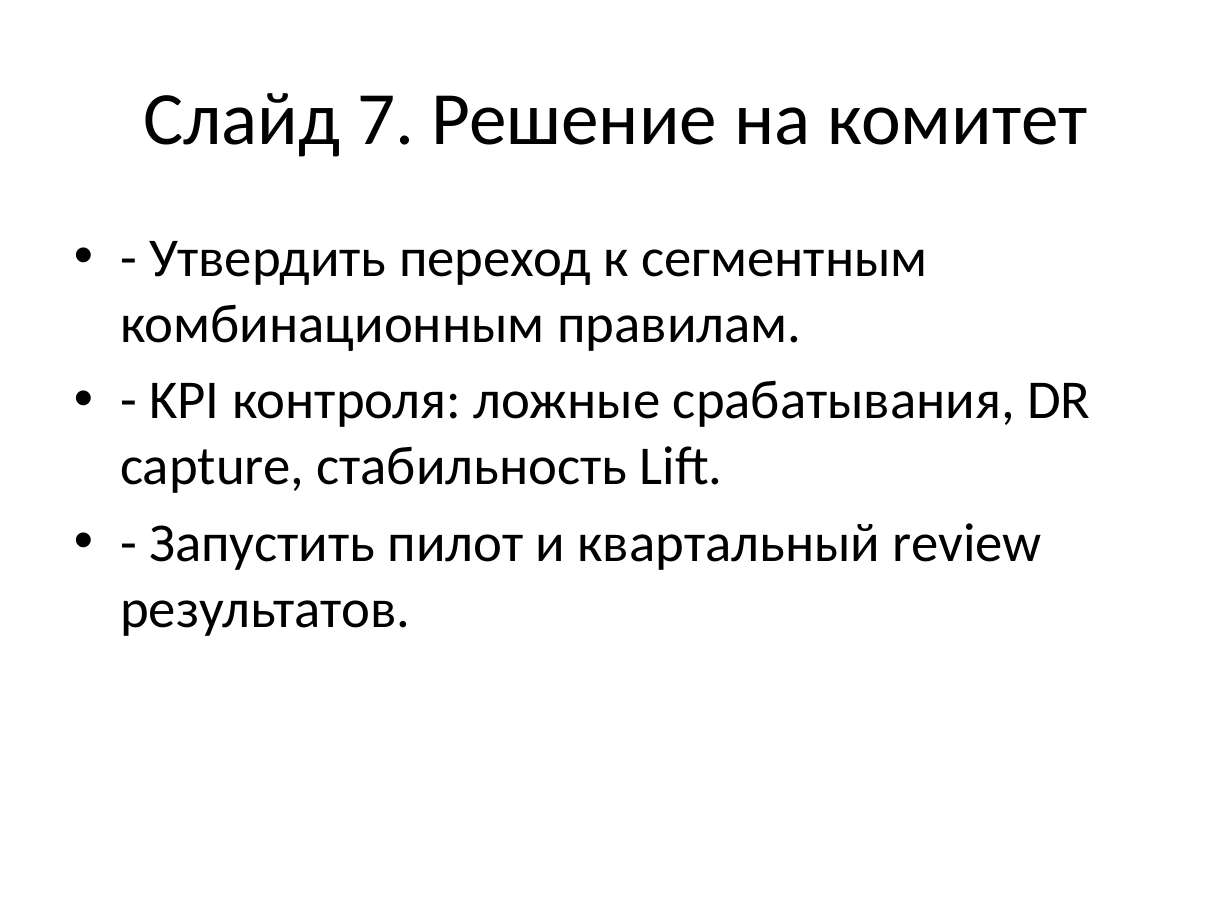
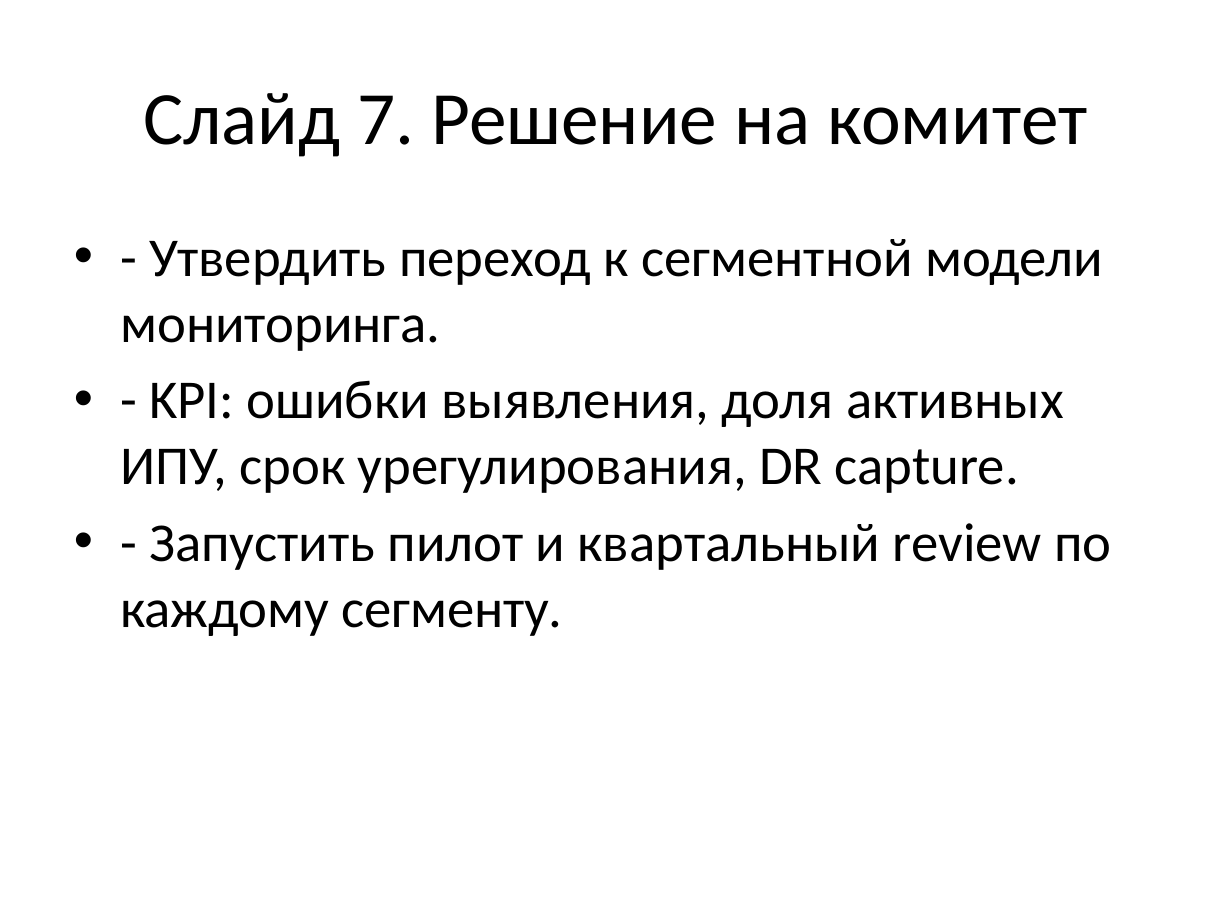
Before and after one commit to Crypt0head/sql_test, a slide deck: slide 7 of fp_sfp_presentation_ultra_short.pptx. Drawn at 1232x924 pixels with LibreOffice and Linux fonts; fonts in the diff are those of the drawing. Boxes give left, top, right and bottom in pixels: in the first picture for what was removed or moved away, otherwise in the second. Text is boxed around its words. In the diff, an @@ line names an element or a change of style, - is before the commit and + after.

```diff
--- a/fp_sfp_presentation_ultra_short.pptx
+++ b/fp_sfp_presentation_ultra_short.pptx
@@ text at [120, 239, 1111, 636]: text changed @@
-• - Утвердить переход к сегментным комбинационным правилам.
-• - KPI контроля: ложные срабатывания, DR capture, стабильность Lift.
-• - Запустить пилот и квартальный review результатов.
+• - Утвердить переход к сегментной модели мониторинга.
+• - KPI: ошибки выявления, доля активных ИПУ, срок урегулирования, DR capture.
+• - Запустить пилот и квартальный review по каждому сегменту.
```
Also in this commit, not shown: 6 other slides changed, 1 other file.
